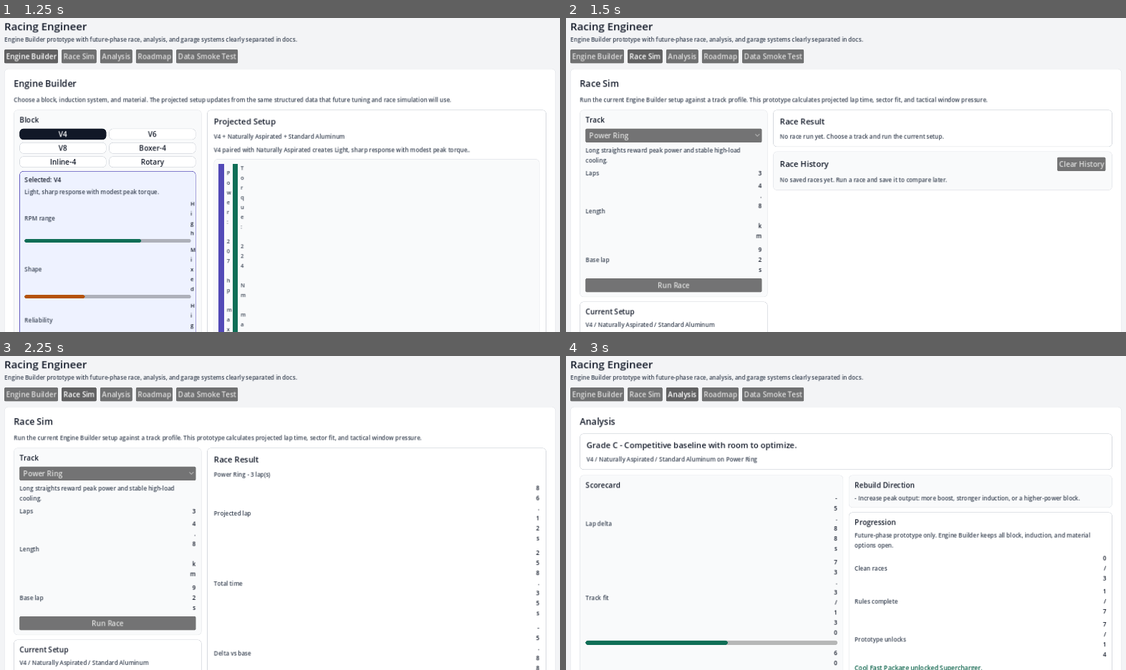
Above: before the commit, frames 1-4 (two rows, left to right).
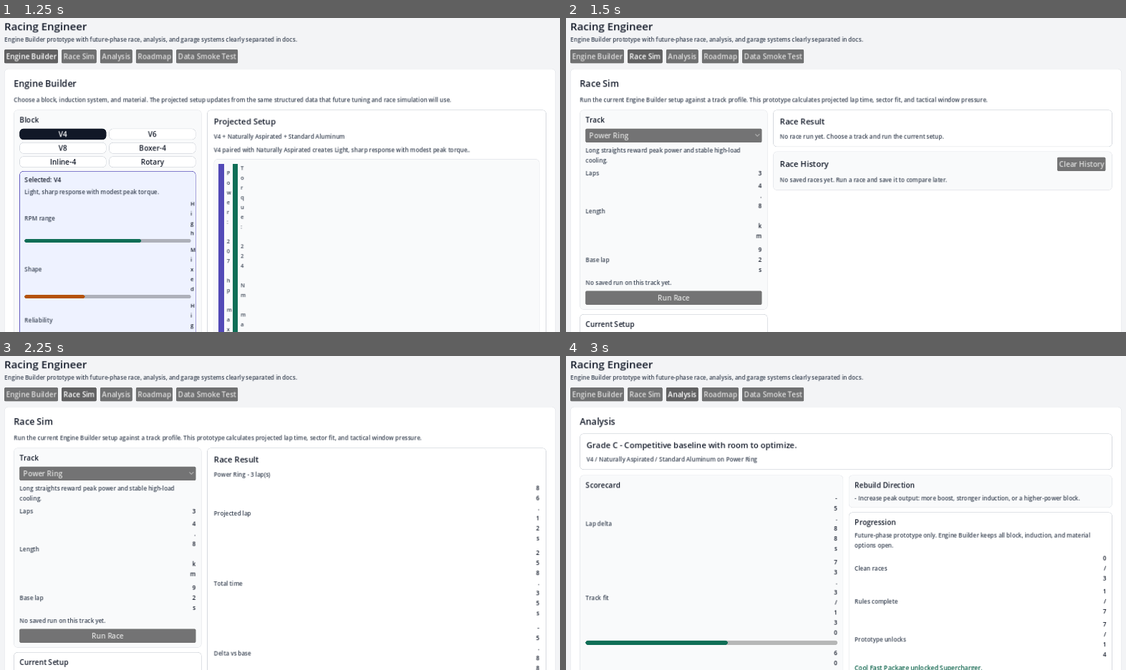
Above: after the commit, the same moments.

Repository: k15974973/racing-engineer
Game: Godot game, scene res://scenes/Main.tscn
Same seed, same stepped clock (60 frames per second), same inputs: the game is played once before the commit and once after it.
Inputs:
- Up to frame 1 (1.25 s): click "Engine Builder" at 0.5 s
- Up to frame 2 (1.5 s): click "Race Sim" at 1.25 s
- Up to frame 3 (2.25 s): click "Run Race" at 2 s
- Up to frame 4 (3 s): click "Analysis" at 2.75 s

Frame 1 is identical in both runs. In frame 2, 3.0% of the frame differs, in the area x 2-37%, y 82-100%; in frame 3, 3.0%; in frame 4, nothing differs.

Commit message:
Add Phase 2 race comparison stepper

Diff:
--- a/scripts/ui/main.gd
+++ b/scripts/ui/main.gd
@@ -139,6 +139,7 @@
 var _last_damage_report: Dictionary = {}
 var _last_reward_report: Dictionary = {}
 var _race_committed := false
+var _timeline_focus_index := 0
 
 func _ready() -> void:
 	_load_progression()
@@ -1729,6 +1730,7 @@
 	_last_damage_report = record.get("garage_damage", _damage_estimate_for_race(_race_result)).duplicate(true)
 	_last_reward_report = record.get("garage_reward", _race_reward_estimate(_race_result, _last_damage_report)).duplicate(true)
 	_race_committed = true
+	_timeline_focus_index = 0
 	_reset_test_bench()
 	_show_view(VIEW_RACE_SIM)
 
@@ -2149,6 +2151,12 @@
 	stack.add_child(_metric_row("Laps", str(track.get("laps", "?"))))
 	stack.add_child(_metric_row("Length", "%s km" % track.get("length_km", "?")))
 	stack.add_child(_metric_row("Base lap", "%ss" % track.get("base_lap_time", "?")))
+	var best_record := _best_race_history_record_for_track(_race_track_id)
+	if best_record.is_empty():
+		stack.add_child(_body_text("No saved run on this track yet."))
+	else:
+		var best_result: Dictionary = best_record.get("result", {})
+		stack.add_child(_metric_row("Best saved", "%s / %ss" % [best_record.get("name", "Race"), best_result.get("total_time", "?")]))
 
 	var run_button := Button.new()
 	run_button.text = "Run Race"
@@ -2225,6 +2233,7 @@
 	stack.add_child(_status(str(_race_result["summary"]), float(_race_result["fit_score"]) >= 70.0))
 	if not _last_unlocks.is_empty():
 		stack.add_child(_status("Progression: %s" % _join_strings(_last_unlocks, " | "), true))
+	stack.add_child(_race_best_comparison_panel(_race_result))
 
 	var save_preview: Dictionary = _race_result.get("save_preview", {})
 	if not save_preview.is_empty():
@@ -2276,10 +2285,7 @@
 	var timeline: Array = _race_result.get("timeline", [])
 	if not timeline.is_empty():
 		stack.add_child(_label("Race Timeline", 16, Color.html("#111827")))
-		for item in timeline:
-			if typeof(item) == TYPE_DICTIONARY:
-				var event: Dictionary = item
-				stack.add_child(_race_timeline_card(event))
+		stack.add_child(_race_timeline_stepper(timeline))
 
 	stack.add_child(_label("Tactical Windows", 16, Color.html("#111827")))
 	for window in _race_result["windows"]:
@@ -2299,6 +2305,83 @@
 	save_button.text = "Save Copy" if _race_committed else "Save Race"
 	save_button.pressed.connect(_save_current_race)
 	actions.add_child(save_button)
+	return panel
+
+func _race_best_comparison_panel(race_result: Dictionary) -> PanelContainer:
+	var panel := PanelContainer.new()
+	panel.size_flags_horizontal = Control.SIZE_EXPAND_FILL
+	panel.add_theme_stylebox_override("panel", _panel_style(Color.html("#F9FAFB"), Color.html("#E5E7EB")))
+
+	var margin := MarginContainer.new()
+	margin.add_theme_constant_override("margin_left", 12)
+	margin.add_theme_constant_override("margin_top", 10)
+	margin.add_theme_constant_override("margin_right", 12)
+	margin.add_theme_constant_override("margin_bottom", 10)
+	panel.add_child(margin)
+
+	var stack := VBoxContainer.new()
+	stack.add_theme_constant_override("separation", 8)
+	margin.add_child(stack)
+	stack.add_child(_label("Best Saved Comparison", 16, Color.html("#111827")))
+
+	var track: Dictionary = race_result.get("track", {})
+	var best_record := _best_race_history_record_for_track(str(track.get("id", "")))
+	if best_record.is_empty():
+		stack.add_child(_body_text("Save a race on this track to compare the current run before opening Analysis."))
+		return panel
+
+	var best_result: Dictionary = best_record.get("result", {})
+	var current_total := float(race_result.get("total_time", 0.0))
+	var best_total := float(best_result.get("total_time", 0.0))
+	var delta := current_total - best_total
+	stack.add_child(_metric_row("Best run", "%s / %ss" % [best_record.get("name", "Race"), best_result.get("total_time", "?")]))
+	stack.add_child(_metric_row("Current run", "%ss" % race_result.get("total_time", "?")))
+	stack.add_child(_metric_row("Delta", "%+0.2fs" % delta))
+	stack.add_child(_status("Current run is faster than saved best." if delta < -0.01 else "Saved best is still faster or tied.", delta < -0.01))
+	return panel
+
+func _race_timeline_stepper(timeline: Array) -> PanelContainer:
+	var panel := PanelContainer.new()
+	panel.size_flags_horizontal = Control.SIZE_EXPAND_FILL
+	panel.add_theme_stylebox_override("panel", _panel_style(Color.html("#F9FAFB"), Color.html("#E5E7EB")))
+
+	var margin := MarginContainer.new()
+	margin.add_theme_constant_override("margin_left", 12)
+	margin.add_theme_constant_override("margin_top", 10)
+	margin.add_theme_constant_override("margin_right", 12)
+	margin.add_theme_constant_override("margin_bottom", 10)
+	panel.add_child(margin)
+
+	var stack := VBoxContainer.new()
+	stack.add_theme_constant_override("separation", 8)
+	margin.add_child(stack)
+
+	_clamp_timeline_focus()
+	var index := clampi(_timeline_focus_index, 0, timeline.size() - 1)
+	var event: Dictionary = timeline[index]
+
+	var controls := HBoxContainer.new()
+	controls.add_theme_constant_override("separation", 8)
+	stack.add_child(controls)
+
+	var previous := Button.new()
+	previous.text = "Previous"
+	previous.disabled = index <= 0
+	previous.pressed.connect(_move_timeline_focus.bind(-1))
+	controls.add_child(previous)
+
+	var label := _label("Step %d/%d" % [index + 1, timeline.size()], 14, Color.html("#111827"))
+	label.size_flags_horizontal = Control.SIZE_EXPAND_FILL
+	label.horizontal_alignment = HORIZONTAL_ALIGNMENT_CENTER
+	controls.add_child(label)
+
+	var next := Button.new()
+	next.text = "Next"
+	next.disabled = index >= timeline.size() - 1
+	next.pressed.connect(_move_timeline_focus.bind(1))
+	controls.add_child(next)
+
+	stack.add_child(_race_timeline_card(event))
 	return panel
 
 func _race_timeline_card(event: Dictionary) -> PanelContainer:
@@ -2493,12 +2576,14 @@
 	_last_damage_report.clear()
 	_last_reward_report.clear()
 	_race_committed = false
+	_timeline_focus_index = 0
 	_show_view(VIEW_RACE_SIM)
 
 func _run_race_sim() -> void:
 	_ensure_builder_selection()
 	_ensure_race_track()
 	_race_result = GameData.calculate_race_result(_current_setup(), _race_track_id, _race_decisions)
+	_clamp_timeline_focus()
 	_last_damage_report = _damage_estimate_for_race(_race_result)
 	_last_reward_report = _race_reward_estimate(_race_result, _last_damage_report)
 	_race_committed = false
@@ -2515,6 +2600,49 @@
 	_last_damage_report.clear()
 	_last_reward_report.clear()
 	_race_committed = false
+	_timeline_focus_index = 0
+
+func _move_timeline_focus(delta: int) -> void:
+	var timeline: Array = _race_result.get("timeline", [])
+	if timeline.is_empty():
+		_timeline_focus_index = 0
+		return
+
+	_timeline_focus_index = clampi(_timeline_focus_index + delta, 0, timeline.size() - 1)
+	_show_view(VIEW_RACE_SIM)
+
+func _clamp_timeline_focus() -> void:
+	var timeline: Array = _race_result.get("timeline", [])
+	if timeline.is_empty():
+		_timeline_focus_index = 0
+		return
+
+	_timeline_focus_index = clampi(_timeline_focus_index, 0, timeline.size() - 1)
+
+func _best_race_history_record_for_track(track_id: String) -> Dictionary:
+	if track_id == "":
+		return {}
+
+	var best_record: Dictionary = {}
+	var best_total := INF
+	for item in _race_history:
+		if typeof(item) != TYPE_DICTIONARY:
+			continue
+
+		var record: Dictionary = item
+		var result: Dictionary = record.get("result", {})
+		var track: Dictionary = result.get("track", {})
+		var result_track_id := str(track.get("id", record.get("track_id", "")))
+		if result_track_id != track_id:
+			continue
+
+		var total := float(result.get("total_time", INF))
+		if total <= 0.0 or total >= best_total:
+			continue
+
+		best_total = total
+		best_record = record
+	return best_record
 
 func _render_analysis(layout: VBoxContainer) -> void:
 	layout.add_child(_section_title("Analysis"))
Not shown, changed: README.md
Not shown, changed: docs/phase_2_expansion_report.md
Not shown, changed: docs/phase_2_race_sim_start.md
